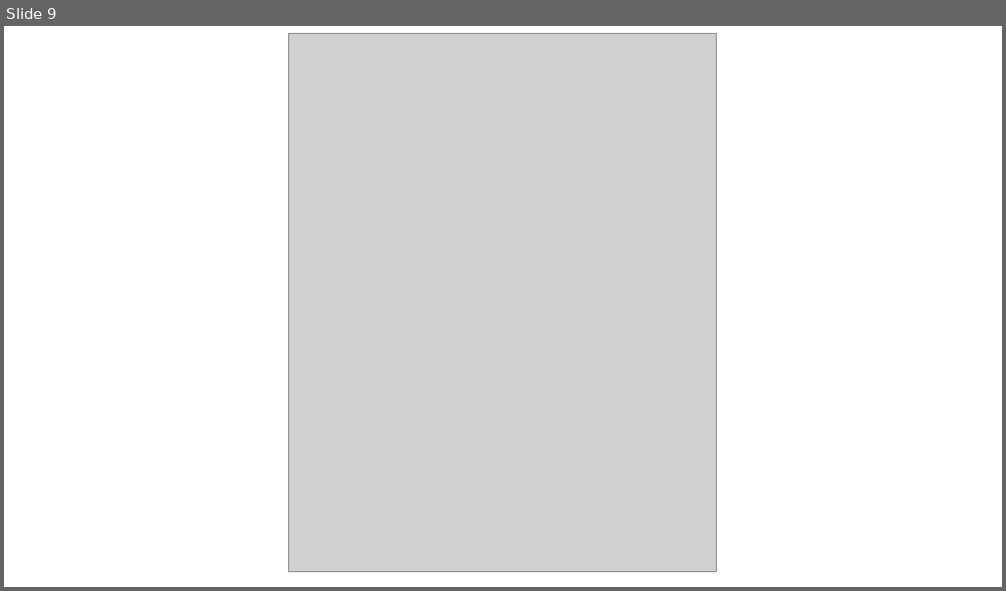
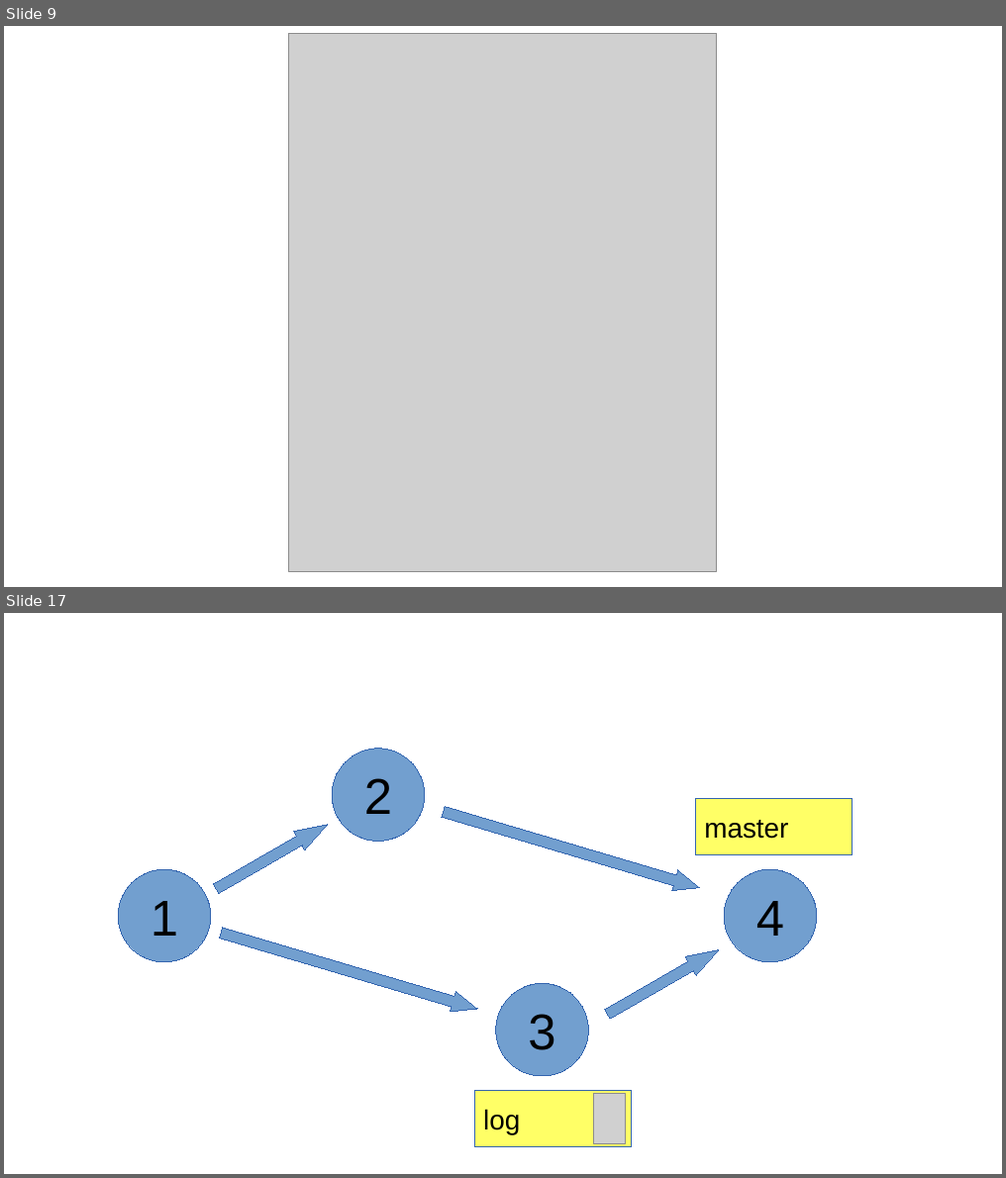
Before and after one commit to air-labs/VideoLectures, a slide deck: IntroductionToIndustialProgramming/git.odp. Shown one above the other, each under a label of ours: slide 9 before the commit, slides 9 and 17 after it; the slides between them are not shown. The pictures are 1006x591 and 1006x1178 pixels, drawn with LibreOffice and Linux fonts; fonts in the diff are those of the drawing; grey boxes stand for pictures; background and template pictures are left out. Boxes give left, top, right and bottom in pixels: in the first picture for what was removed or moved away, otherwise in the second. Text is boxed around its words. In the diff, an @@ line names an element or a change of style, - is before the commit and + after.

```diff
--- a/IntroductionToIndustialProgramming/git.odp
+++ b/IntroductionToIndustialProgramming/git.odp
@@ slide 17 added at (4,613,1002,1174), background picture (left out) @@
@@ ellipse added at (332,749,424,842), fill #729FCF, outline #3465AF 0 pt, 40 pt, text #000000 @@
+2
@@ up arrow added at (211,815,333,898), fill #729FCF, outline #3465AF 0 pt @@
@@ up arrow added at (441,801,703,898), fill #729FCF, outline #3465AF 0 pt @@
@@ rectangle added at (696,799,852,856), fill #FFFF66, outline #3465AF 0 pt, 22 pt, text #000000 @@
+master
@@ ellipse added at (118,869,211,961), fill #729FCF, outline #3465AF 0 pt, 40 pt, text #000000 @@
+1
@@ ellipse added at (724,869,816,961), fill #729FCF, outline #3465AF 0 pt, 40 pt, text #000000 @@
+4
@@ up arrow added at (218,923,480,1020), fill #729FCF, outline #3465AF 0 pt @@
@@ up arrow added at (602,941,725,1024), fill #729FCF, outline #3465AF 0 pt @@
@@ ellipse added at (496,983,588,1075), fill #729FCF, outline #3465AF 0 pt, 40 pt, text #000000 @@
+3
@@ rectangle added at (475,1091,632,1149), fill #FFFF66, outline #3465AF 0 pt, 22 pt, text #000000 @@
+log
@@ picture added at (593,1094,626,1144) @@
```
Also in this commit, not shown: 8 other slides added, 3 other files.
